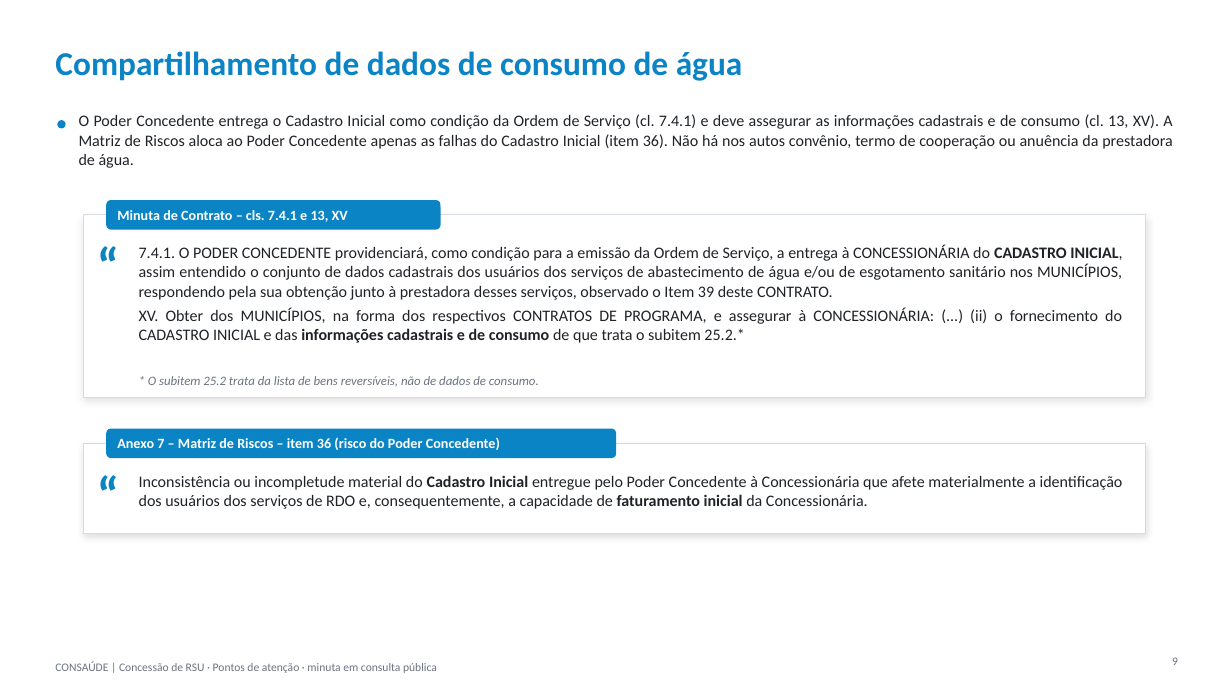
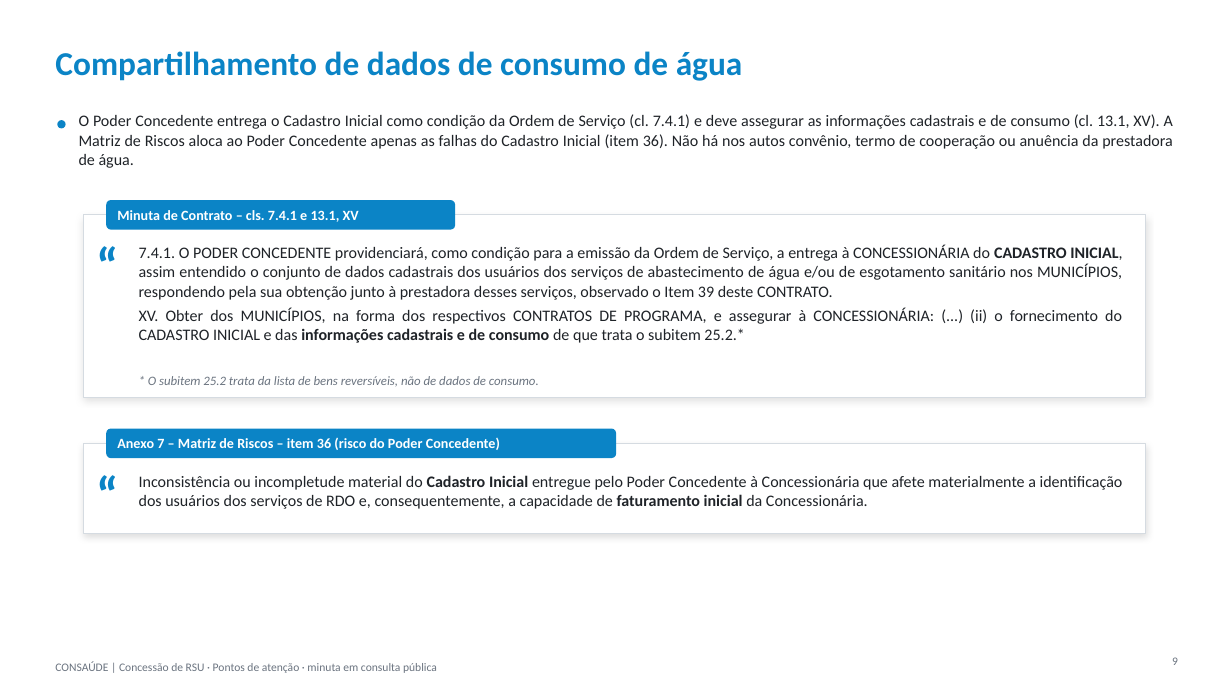
Before and after one commit to matheusdagostino-cyber/Solvi, a slide deck: slide 9 of concessoes/consaude-conc-2026/output/pontos-de-atencao-2026-10-08.pptx. Drawn at 1232x693 pixels with LibreOffice and Linux fonts; fonts in the diff are those of the drawing. Boxes give left, top, right and bottom in pixels: in the first picture for what was removed or moved away, otherwise in the second. Text is boxed around its words. In the diff, an @@ line names an element or a change of style, - is before the commit and + after.

```diff
--- a/concessoes/consaude-conc-2026/output/pontos-de-atencao-2026-10-08.pptx
+++ b/concessoes/consaude-conc-2026/output/pontos-de-atencao-2026-10-08.pptx
@@ text at box(79, 114, 1173, 168): text changed @@
-O Poder Concedente entrega o Cadastro Inicial como condição da Ordem de Serviço (cl. 7.4.1) e deve assegurar as informações cadastrais e de consumo (cl. 13, XV). A Matriz de Riscos aloca ao Poder Concedente apenas as falhas do Cadastro Inicial (item 36). Não há nos autos convênio, termo de cooperação ou anuência da prestadora de água.
+O Poder Concedente entrega o Cadastro Inicial como condição da Ordem de Serviço (cl. 7.4.1) e deve assegurar as informações cadastrais e de consumo (cl. 13.1, XV). A Matriz de Riscos aloca ao Poder Concedente apenas as falhas do Cadastro Inicial (item 36). Não há nos autos convênio, termo de cooperação ou anuência da prestadora de água.
@@ rounded rectangle: place and size @@
-rounded rectangle at box(106, 201, 441, 230)
+rounded rectangle at box(106, 201, 456, 230)
@@ text at box(117, 210, 359, 222): text changed @@
-Minuta de Contrato – cls. 7.4.1 e 13, XV
+Minuta de Contrato – cls. 7.4.1 e 13.1, XV
```
Also in this commit, not shown: 2 other slides changed, 2 other files.
